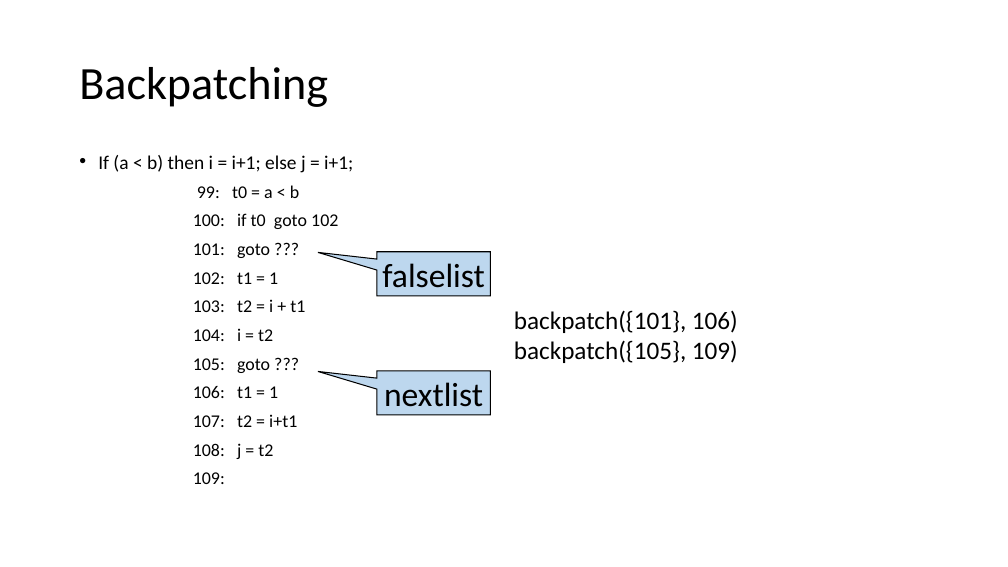
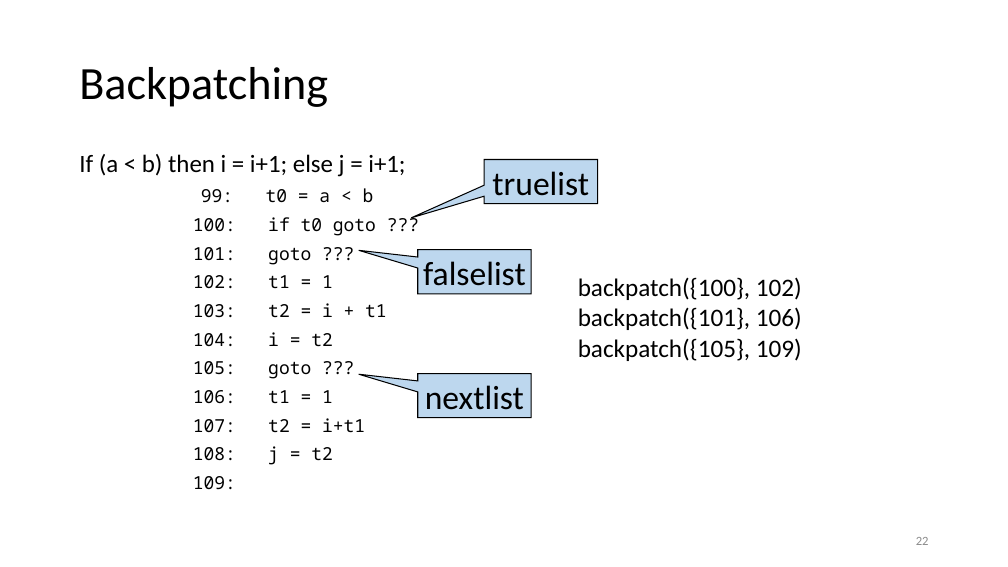
Before and after one commit to anoopsarkar/compilers-class, a slide deck: slide 22 of assets/ppt/codegen/ir.pptx (slide 14 before the commit). Drawn at 1008x567 pixels with LibreOffice and Linux fonts; fonts in the diff are those of the drawing. Boxes give left, top, right and bottom in pixels: in the first picture for what was removed or moved away, otherwise in the second. Text is boxed around its words. In the diff, an @@ line names an element or a change of style, - is before the commit and + after.

```diff
--- a/assets/ppt/codegen/ir.pptx
+++ b/assets/ppt/codegen/ir.pptx
@@ text at [79,154,405,489]: size 13.9 to 17.8 pt in "If (a < b) then i = ..."; font Calibri to Noto Sans Mono in "99: t0 = a < b", "101: goto ???", "102: t1 = 1", "103: t2 = i + t1" and 6 more places; bullet • to none @@
@@ speech box added at [484,159,597,204], fill #BDD7EE, outline #000000 0.75 pt, 24 pt, text #000000 @@
+truelist
@@ text at [193,217,376,236]: text changed; font Calibri to Noto Sans Mono @@
-      100: if t0 goto 102
+      100: if t0 goto ???
@@ speech box "falselist": place and size @@
-speech box "falselist" at [377,252,490,296]
+speech box "falselist" at [417,250,530,294]
@@ text "backpatch({100}, 102)": place and size @@
-text "backpatch({100}, 102)" at [514,310,738,363]
+text "backpatch({100}, 102)" at [578,277,802,361]
@@ text at [578,277,802,300]: paragraph added @@
+backpatch({100}, 102)
@@ speech box "nextlist": place and size @@
-speech box "nextlist" at [377,371,490,415]
+speech box "nextlist" at [417,374,530,418]
@@ page number added at [916,537,929,545], 9 pt, text #8C8C8C @@
+22
```
Also in this commit, not shown: 34 other slides changed, 7 slides added, 3 slides removed, 1 other file.
